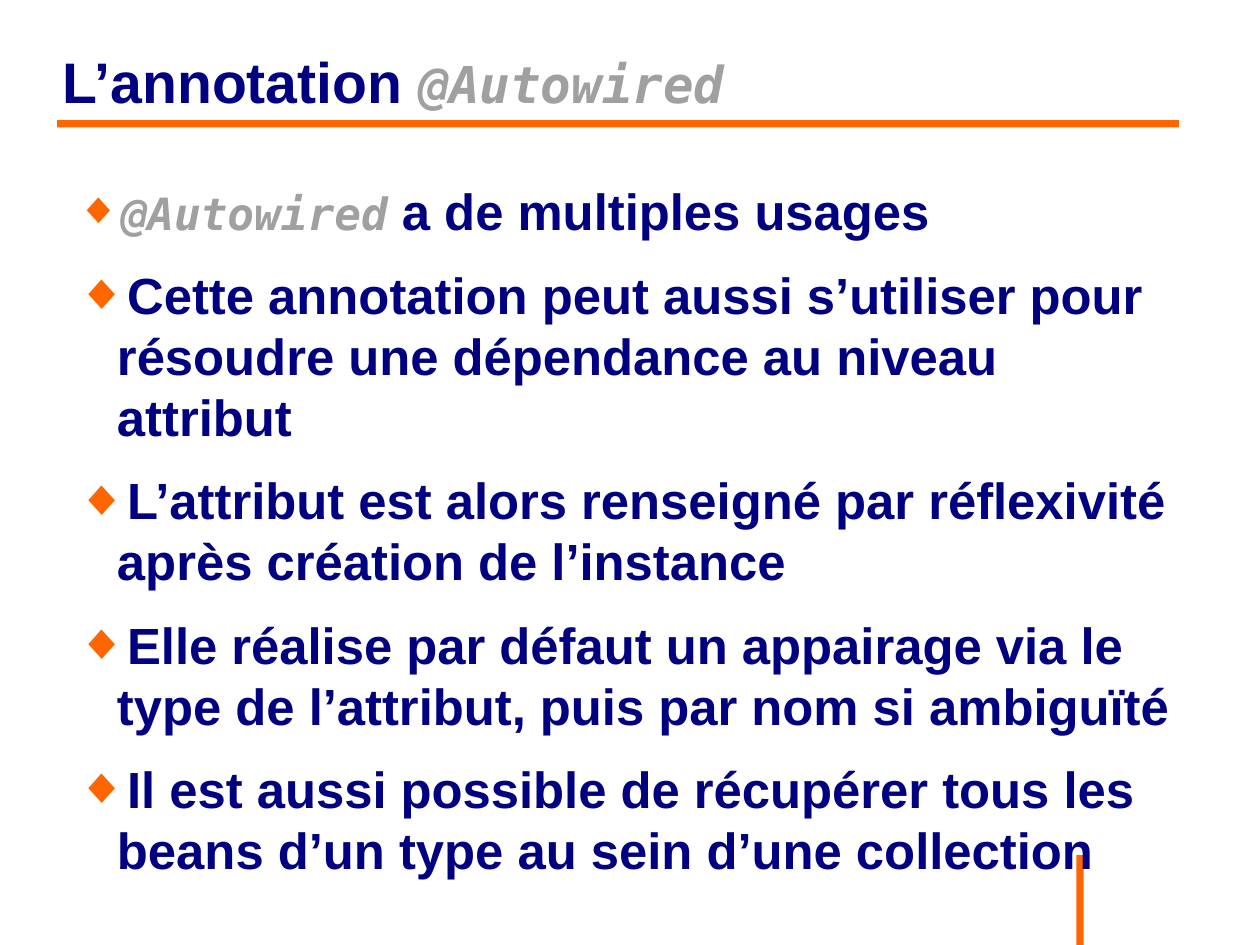
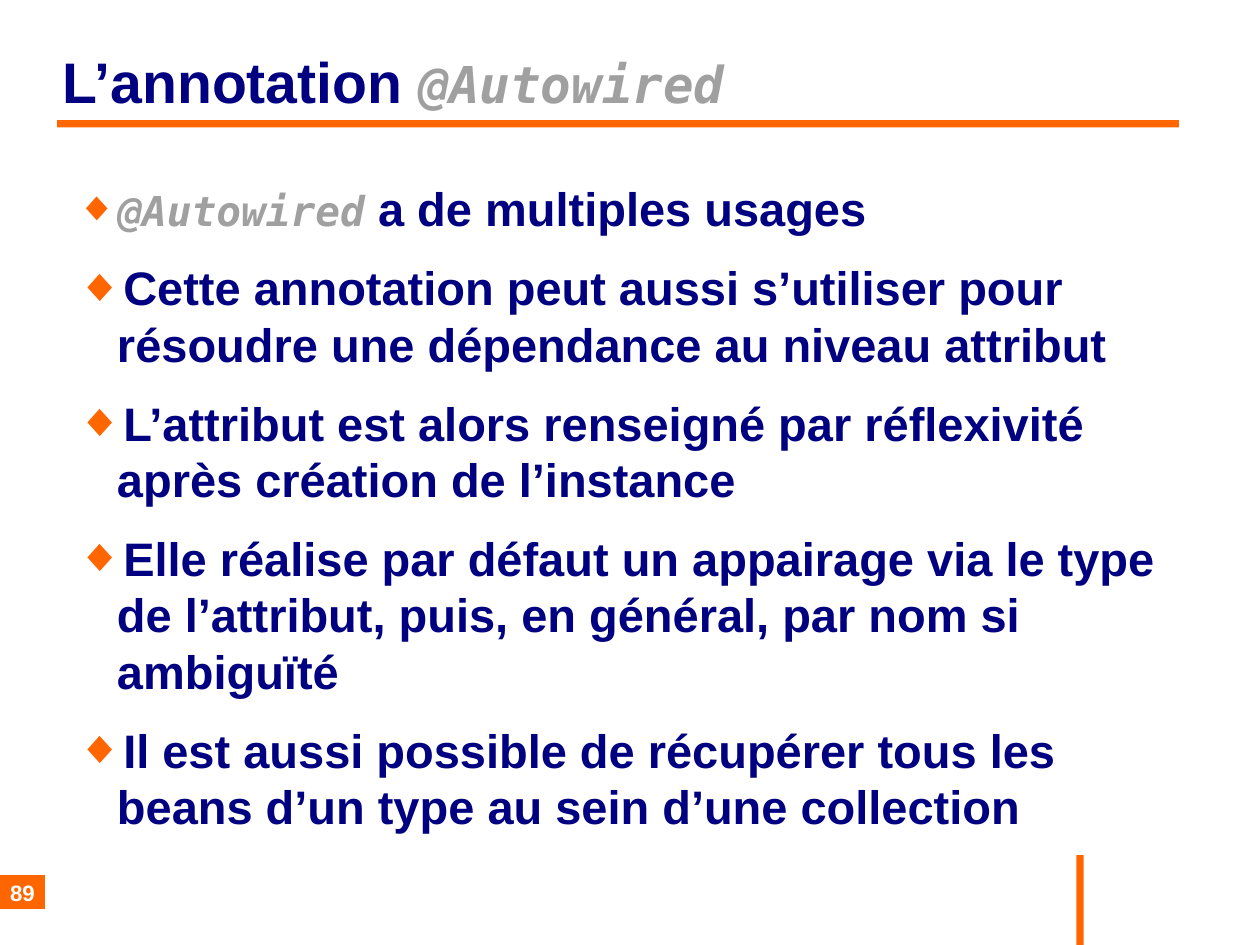
Before and after one commit to philphils/formation-spring, a slide deck: slide 89 of Documentation/diapo_formation_spring.odp. Drawn at 1260x945 pixels with LibreOffice and Linux fonts; fonts in the diff are those of the drawing; background and template pictures are left out. Boxes give left, top, right and bottom in pixels: in the first picture for what was removed or moved away, otherwise in the second. Text is boxed around its words. In the diff, an @@ line names an element or a change of style, - is before the commit and + after.

```diff
--- a/Documentation/diapo_formation_spring.odp
+++ b/Documentation/diapo_formation_spring.odp
@@ text at (117,192,1106,833): size 28 to 25.9 pt in "@Autowired"; size 32 to 29.6 pt in "a de multiples usages", "Cette annotation peut aussi s’utiliser pour résoudre ...", "L’attribut est alors renseigné par réflexivité après ...", "Il est aussi possible de récupérer tous ..." @@
@@ text at (117,541,1155,698): text changed; size 32 to 29.6 pt @@
-◆ Elle réalise par défaut un appairage via le type de l’attribut, puis par nom si ambiguïté
+◆ Elle réalise par défaut un appairage via le type de l’attribut, puis, en général, par nom si ambiguïté
@@ page number added at (0,876,45,910), fill #FF6600, 14 pt, text #FFFFFF, bold @@
+89
```
Also in this commit, not shown: 135 other slides changed.
